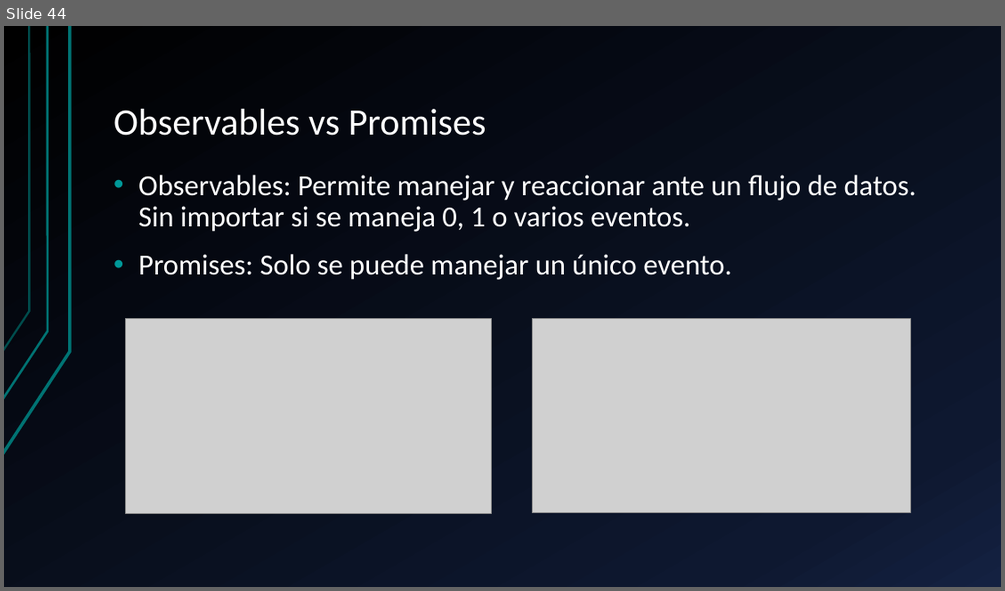
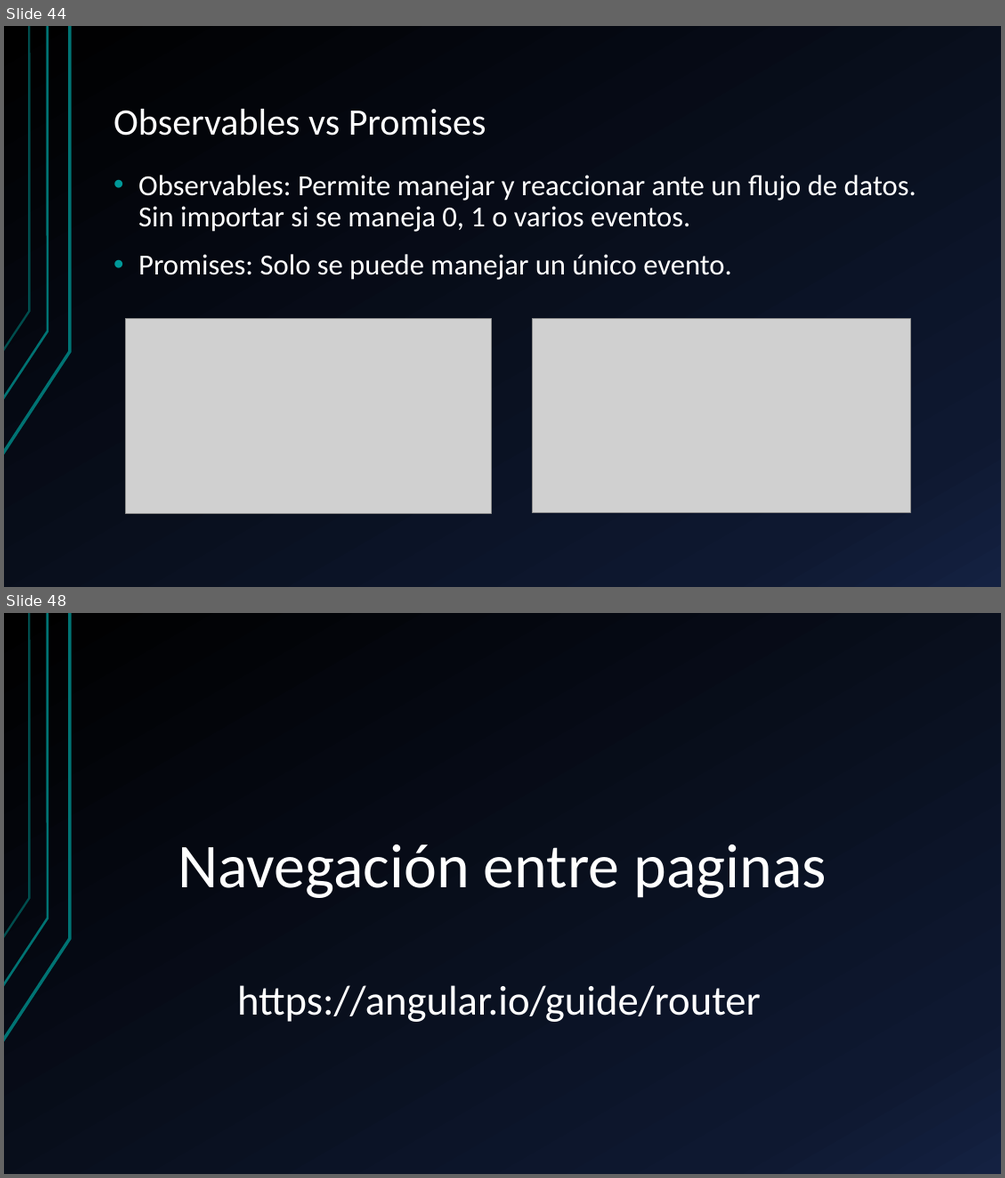
Before and after one commit to KevinToala/capacitacionAngular, a slide deck: Angular.pptx. Shown one above the other, each under a label of ours: slide 44 before the commit, slides 44 and 48 after it; the slides between them are not shown. The pictures are 1005x591 and 1005x1178 pixels, drawn with LibreOffice and Linux fonts; fonts in the diff are those of the drawing; grey boxes stand for pictures. Boxes give left, top, right and bottom in pixels: in the first picture for what was removed or moved away, otherwise in the second. Text is boxed around its words. In the diff, an @@ line names an element or a change of style, - is before the commit and + after.

```diff
--- a/Angular.pptx
+++ b/Angular.pptx
@@ slide 48 added at bbox=[4, 613, 1001, 1174], background gradient #000000 to #0F1931 to #142242; not listed: 3 template elements that a slide beside it also shows @@
@@ title added at bbox=[178, 844, 826, 898], 60 pt, text #FFFFFF @@
+Navegación entre paginas
@@ text added at bbox=[237, 985, 760, 1022], 40 pt, text #FFFFFF @@
+https://angular.io/guide/router
```
Also in this commit, not shown: 1 slide changed, 4 other slides added, 21 other files.
